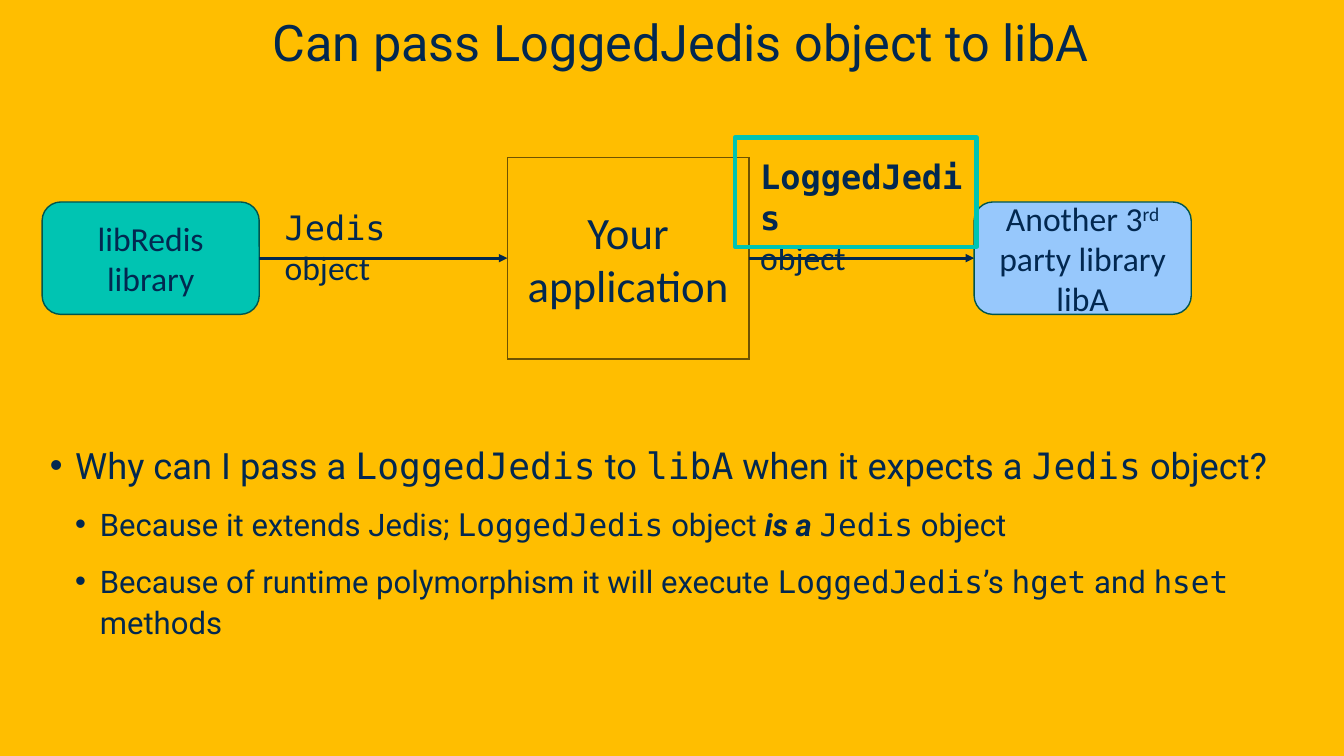
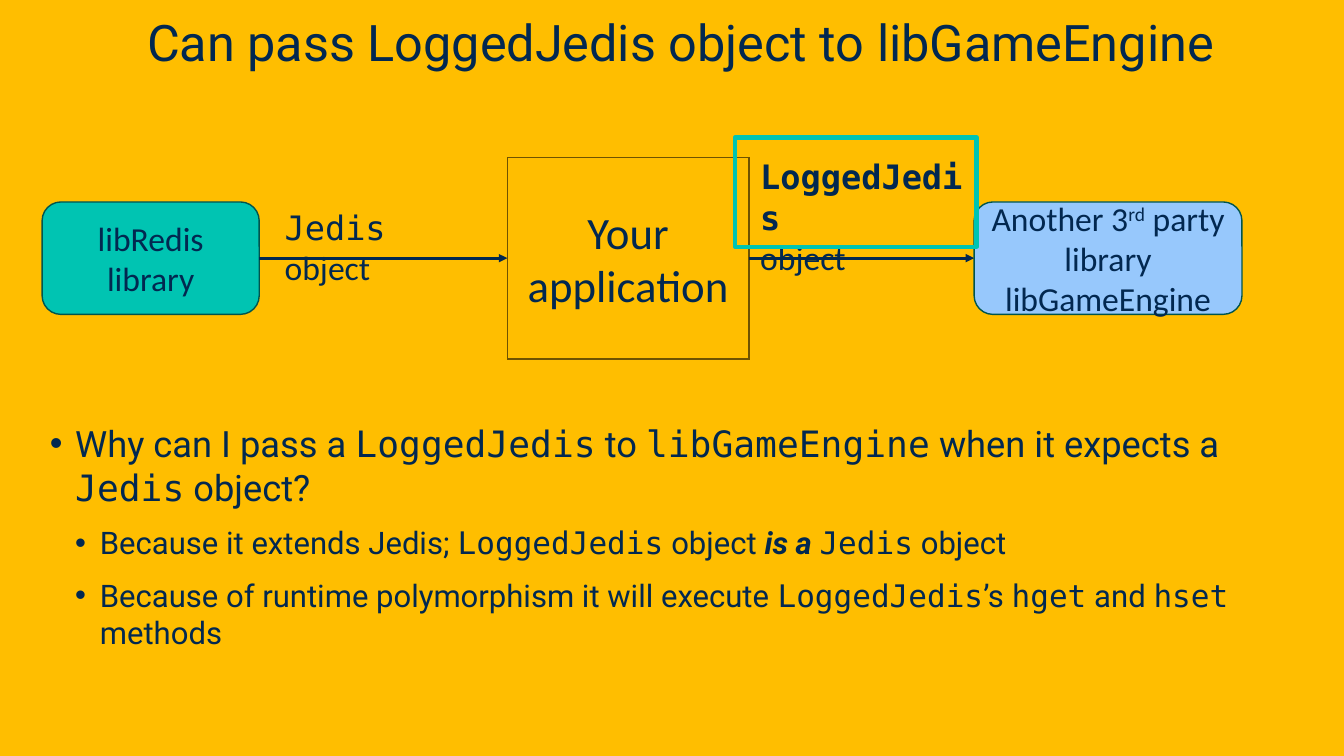
Before and after one commit to davsec-teaching/ecs160-f25, a slide deck: slide 82 of slides/5_annotations_and_reflection.pptx (slide 78 before the commit). Drawn at 1344x756 pixels with LibreOffice and Linux fonts; fonts in the diff are those of the drawing; background and template pictures are left out. Boxes give left, top, right and bottom in pixels: in the first picture for what was removed or moved away, otherwise in the second. Text is boxed around its words. In the diff, an @@ line names an element or a change of style, - is before the commit and + after.

```diff
--- a/slides/5_annotations_and_reflection.pptx
+++ b/slides/5_annotations_and_reflection.pptx
@@ title at (147,23,1214,72): text changed @@
-Can pass LoggedJedis object to libA
+Can pass LoggedJedis object to libGameEngine
@@ rounded rectangle "Another 3rd party library libGameEngine": place and size @@
-rounded rectangle "Another 3rd party library libGameEngine" at (974,202,1191,315)
+rounded rectangle "Another 3rd party library libGameEngine" at (974,202,1242,315)
@@ text in rounded rectangle at (992,207,1225,320): text changed @@
-Another 3rd party library libA
+Another 3rd party library libGameEngine
@@ text at (75,429,1219,509): text changed @@
-• Why can I pass a LoggedJedis to libA when it expects a Jedis object?
+• Why can I pass a LoggedJedis to libGameEngine when it expects a Jedis object?
@@ text at (100,530,1229,645): line spacing 1.1 to 1 @@
```
Also in this commit, not shown: 8 other slides changed, 4 slides added, 1 slide removed, 1 other file.
